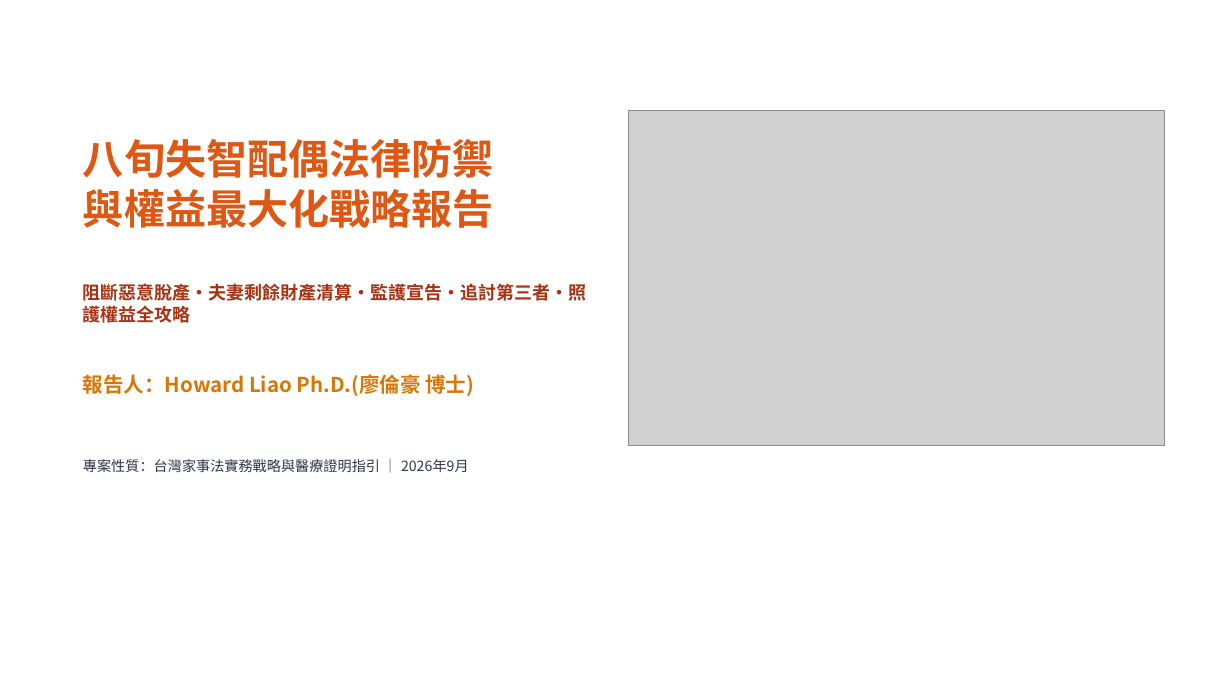
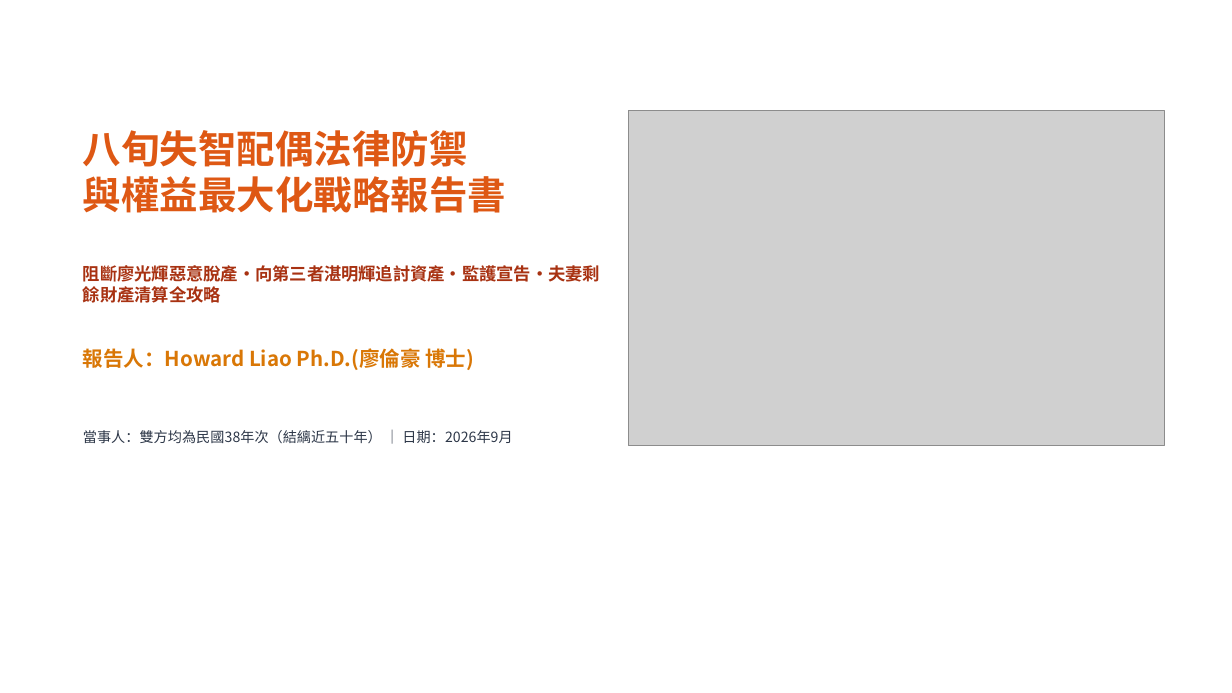
Before and after one commit to HowardLiao/HermesAgent, a slide deck: slide 1 of 3.住/legal_strategy_presentation.pptx. Drawn at 1232x693 pixels with LibreOffice and Linux fonts; fonts in the diff are those of the drawing; grey boxes stand for pictures. Boxes give left, top, right and bottom in pixels: in the first picture for what was removed or moved away, otherwise in the second. Text is boxed around its words. In the diff, an @@ line names an element or a change of style, - is before the commit and + after.

Commit message:
feat: complete legal strategy report for Liao Kuang-Hui and Chan Ming-Hui case

```diff
--- a/3.住/legal_strategy_presentation.pptx
+++ b/3.住/legal_strategy_presentation.pptx
@@ text "八旬失智配偶法律防禦 與權益最大化戰略報告書": place and size @@
-text "八旬失智配偶法律防禦 與權益最大化戰略報告書" at <box>83,139,587,472</box>
+text "八旬失智配偶法律防禦 與權益最大化戰略報告書" at <box>83,130,600,443</box>
@@ text at <box>83,130,600,303</box>: text changed; size 14 to 13.5 pt @@
-八旬失智配偶法律防禦
-與權益最大化戰略報告
-阻斷惡意脫產・夫妻剩餘財產清算・監護宣告・追討第三者・照護權益全攻略
+八旬失智配偶法律防禦
+與權益最大化戰略報告書
+阻斷廖光輝惡意脫產・向第三者湛明輝追討資產・監護宣告・夫妻剩餘財產清算全攻略
@@ text at <box>83,348,474,370</box>: less space between paragraphs @@
@@ text at <box>83,430,512,443</box>: text changed @@
-專案性質：台灣家事法實務戰略與醫療證明指引 ｜ 2026年9月
+當事人：雙方均為民國38年次（結縭近五十年） ｜ 日期：2026年9月
```
Also in this commit, not shown: 2 other slides changed, 2 slides added, 4 slides removed, 3 other files.
